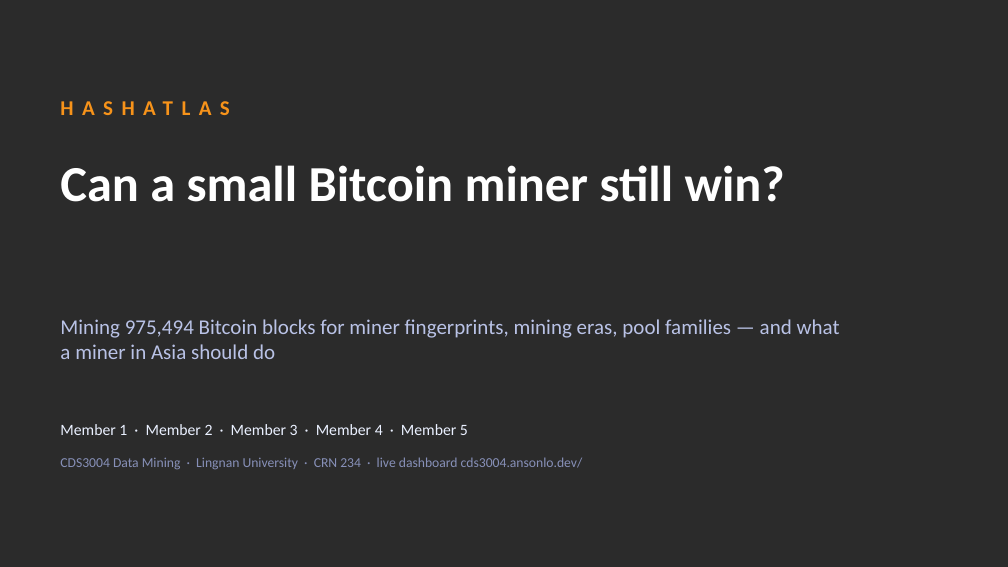
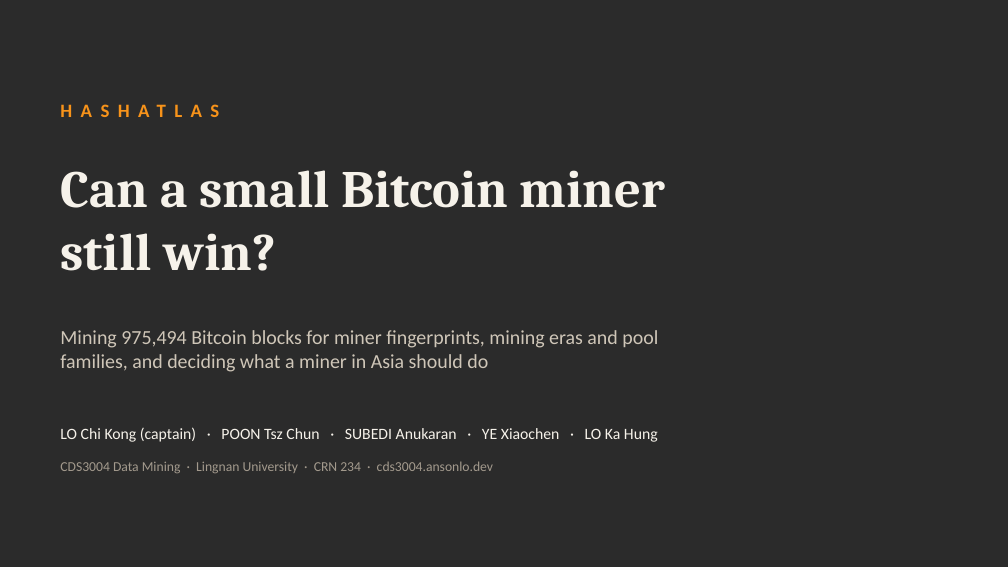
Before and after one commit to ansonlo-dev/HashAtlas, a slide deck: slide 1 of presentation/HashAtlas.pptx. Drawn at 1008x567 pixels with LibreOffice and Linux fonts; fonts in the diff are those of the drawing; background and template pictures are left out; a plain dark background stands for a picture behind light text. Boxes give left, top, right and bottom in pixels: in the first picture for what was removed or moved away, otherwise in the second. Text is boxed around its words. In the diff, an @@ line names an element or a change of style, - is before the commit and + after.

```diff
--- a/presentation/HashAtlas.pptx
+++ b/presentation/HashAtlas.pptx
@@ text "HASHATLAS" at <box>60,98,665,136</box>: size 20 to 18 pt @@
@@ title "Can a small Bitcoin miner ..." at <box>60,170,665,271</box>: size 48 to 50 pt, font Calibri to Cambria, text colour #FFFFFF to #F6F2EA @@
@@ text at <box>60,330,658,372</box>: text changed; size 20 to 19 pt; text colour #B9C2E6 to #CFC6B8 @@
-Mining 975,494 Bitcoin blocks for miner fingerprints, mining eras, pool families — and what a miner in Asia should do
+Mining 975,494 Bitcoin blocks for miner fingerprints, mining eras and pool families, and deciding what a miner in Asia should do
@@ text at <box>60,427,658,442</box>: text changed; text colour #EAF0FF to #F6F2EA @@
-Member 1 · Member 2 · Member 3 · Member 4 · Member 5
+LO Chi Kong (captain) · POON Tsz Chun · SUBEDI Anukaran · YE Xiaochen · LO Ka Hung
@@ text at <box>60,461,493,473</box>: text changed; text colour #8790B8 to #A39A8D @@
-CDS3004 Data Mining · Lingnan University · CRN 234 · live dashboard cds3004.ansonlo.dev/
+CDS3004 Data Mining · Lingnan University · CRN 234 · cds3004.ansonlo.dev
```
Also in this commit, not shown: 18 other slides changed, 4 slides added, 2 slides removed, 41 other files.
